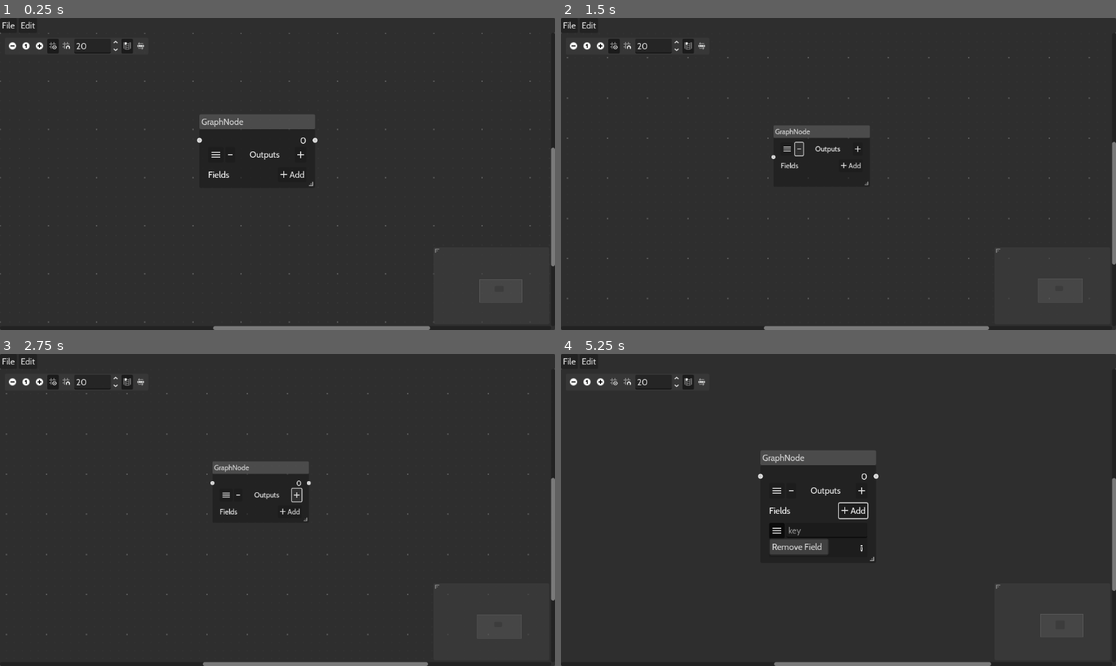
Above: before the commit, frames 1-4 (two rows, left to right).
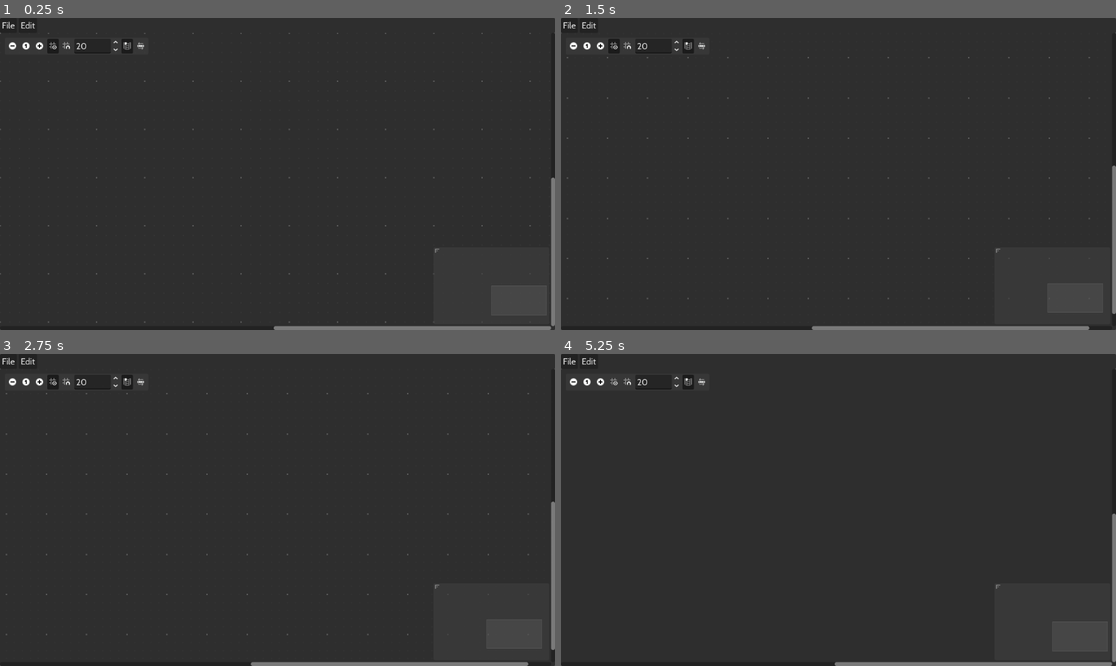
Above: after the commit, the same moments.

Repository: genderfreak/SnakeRiverDialogueEditor
Game: Godot game, scene res://scenes/json_flow_editor.tscn
Same seed, same stepped clock (60 frames per second), same inputs: the game is played once before the commit and once after it.
Inputs (mouse positions are in pixels of both pictures, inside the frame that each line leads up to):
- Up to frame 1 (0.25 s): no input
- Up to frame 2 (1.5 s): click (572, 46) at 0.5 s; click (799, 158) at 1.27 s
- Up to frame 3 (2.75 s): click (294, 485) at 2.02 s
- Up to frame 4 (5.25 s): click (599, 382) at 2.75 s; click (855, 510) at 3.5 s, where only the run before the commit has a clickable "Add"; click (616, 382) at 4.25 s; click (777, 531) at 5.02 s

The runs differ from the first frame. In frame 1, 1.9% of the frame differs, in the area x 35-100%, y 30-100%; in frame 2, 1.4%; in frame 3, 1.4%; in frame 4, 2.3%.

Commit message:
added New button to file menu

Diff:
--- a/scenes/graph_edit.gd
+++ b/scenes/graph_edit.gd
@@ -49,10 +49,6 @@
 	file.close()
 
 func load_from_file(path: String):
-	for i in get_children():
-		if i is GraphNode:
-			i.queue_free()
-			i.name = "__FREED_NODE"
 	var file = FileAccess.open(path,FileAccess.READ)
 	var json = JSON.new()
 	var err = json.parse(file.get_as_text())
@@ -76,3 +72,10 @@
 				get_node(str(from_node)).add_output()
 			connect_json_node(from_node, cnt, to_node, 0)
 			cnt+=1
+
+func clear_graph():
+	for i in get_children():
+		if i is GraphNode:
+			i.queue_free()
+			i.name = "__FREED_NODE"
+	clear_connections()
--- a/scenes/json_flow_editor.tscn
+++ b/scenes/json_flow_editor.tscn
@@ -1,11 +1,10 @@
-[gd_scene load_steps=7 format=3 uid="uid://bi4efwsssx38i"]
+[gd_scene load_steps=6 format=3 uid="uid://bi4efwsssx38i"]
 
 [ext_resource type="Script" uid="uid://bhd47nkn5rmqy" path="res://scenes/menu_bar.gd" id="1_1v1ex"]
 [ext_resource type="Theme" uid="uid://cdk3q0vg4tudp" path="res://themes/theme.tres" id="1_3c13b"]
 [ext_resource type="PackedScene" uid="uid://dl371oygb1ob3" path="res://scenes/right_click_menu.tscn" id="1_rxfvf"]
 [ext_resource type="Script" uid="uid://8gi8dkj8erw3" path="res://scenes/graph_edit.gd" id="1_v4xje"]
 [ext_resource type="Script" uid="uid://c1hkif44o1rng" path="res://scenes/add_node_menu.gd" id="2_rxfvf"]
-[ext_resource type="PackedScene" uid="uid://cop8fr5w0sdwi" path="res://scenes/json_node.tscn" id="6_jkc8f"]
 
 [node name="Control" type="Control"]
 layout_mode = 3
@@ -36,7 +35,6 @@
 [node name="GraphEdit" type="GraphEdit" parent="VBoxContainer"]
 layout_mode = 2
 size_flags_vertical = 3
-scroll_offset = Vector2(0, -98)
 grid_pattern = 1
 snapping_enabled = false
 right_disconnects = true
@@ -47,11 +45,3 @@
 
 [node name="AddNodeMenu" type="PopupMenu" parent="VBoxContainer/GraphEdit"]
 script = ExtResource("2_rxfvf")
-
-[node name="GraphNode" parent="VBoxContainer/GraphEdit" instance=ExtResource("6_jkc8f")]
-layout_mode = 0
-offset_left = 414.0
-offset_top = 267.0
-offset_right = 654.0
-offset_bottom = 415.0
-position_offset = Vector2(414, 169)
--- a/scenes/menu_bar.gd
+++ b/scenes/menu_bar.gd
@@ -6,6 +6,7 @@
 
 var options = {
 	"File": [
+		["New", _new_popup],
 		["Save", _save_popup],
 		["Save as", _save_as_popup],
 		["Load", _load_popup],
@@ -34,6 +35,15 @@
 	popup.use_native_dialog=true
 	return popup
 
+func _new_popup():
+	var dialog = ConfirmationDialog.new()
+	dialog.dialog_text = "Clear the current graph?"
+	add_child(dialog)
+	dialog.popup_centered()
+	dialog.canceled.connect(func (): dialog.queue_free())
+	dialog.confirmed.connect(func (): graph_edit.clear_graph())
+	dialog.confirmed.connect(func (): dialog.queue_free())
+
 func _save_popup():
 	if current_save_path:
 		graph_edit.save_to_file(current_save_path)
@@ -46,6 +56,8 @@
 	popup.popup_centered_ratio()
 	popup.file_selected.connect(graph_edit.save_to_file)
 	popup.file_selected.connect(func (new_val): current_save_path = new_val)
+	popup.canceled.connect(popup.queue_free)
+	popup.file_selected.connect(func(_var): popup.queue_free())
 
 func _load_popup():
 	var popup = _create_file_popup()
@@ -53,6 +65,8 @@
 	add_child(popup)
 	popup.popup_centered_ratio()
 	popup.file_selected.connect(graph_edit.load_from_file)
+	popup.canceled.connect(popup.queue_free)
+	popup.file_selected.connect(func(_var): popup.queue_free())
 
 func open_template_manager():
 	var window: Window = template_manager.instantiate()
--- a/scenes/templateRegistry/template_picker.gd
+++ b/scenes/templateRegistry/template_picker.gd
@@ -22,5 +22,5 @@
 		button_container.add_child(button)
 		button.pressed.connect(template_picked.emit.bind(template))
 
-func __template_picked(template):
+func __template_picked(_template):
 	if close_on_pick: get_ok_button().pressed.emit()
